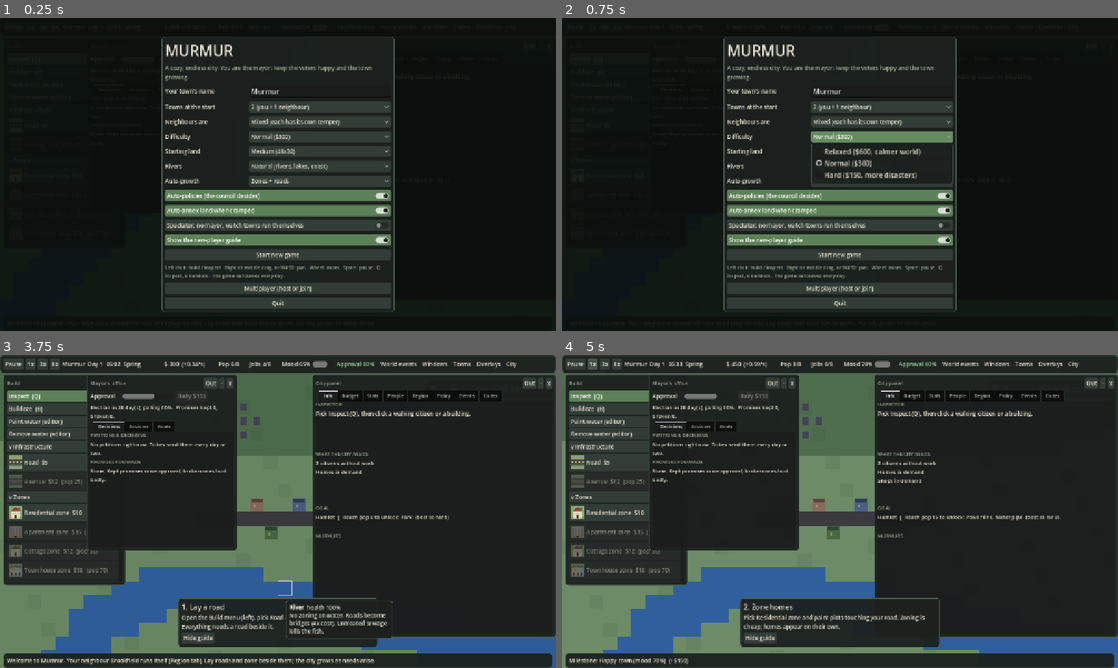
Above: before the commit, frames 1-4 (two rows, left to right).
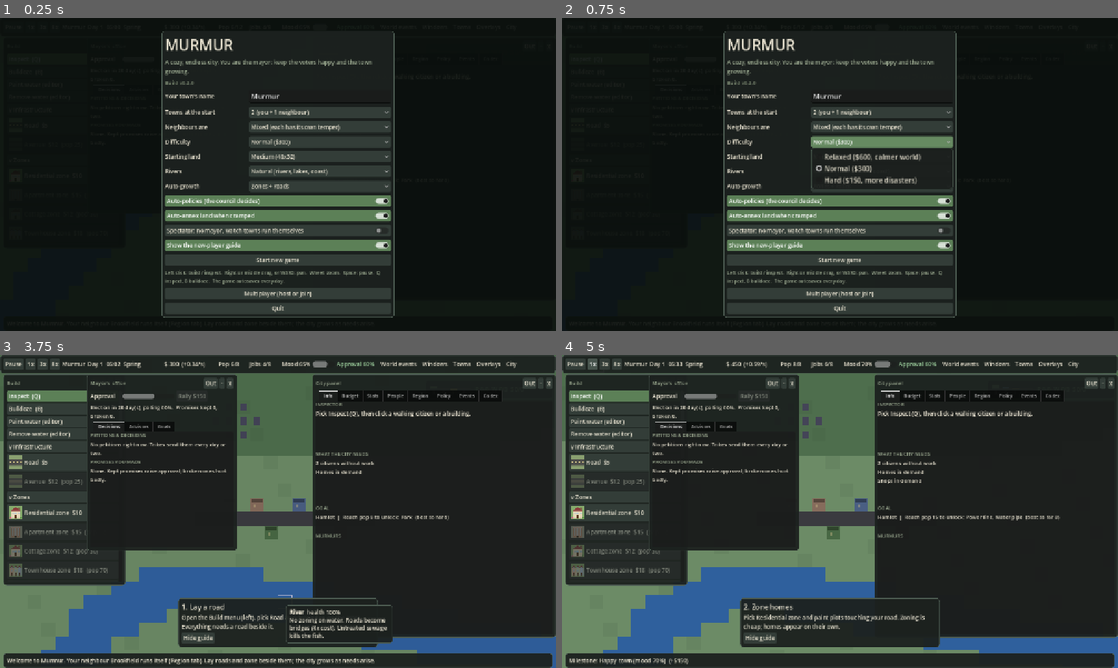
Above: after the commit, the same moments.

Repository: krugerhomeassistant/murmur
Game: Godot game, scene res://scenes/main.tscn
The game is run twice, just before and just after one commit, with the same random seed, the same clock (stepped at 60 frames per second) and the same inputs.
Inputs:
- Up to frame 1 (0.25 s): no input
- Up to frame 2 (0.75 s): click "Normal ($300)" at 0.5 s
- Up to frame 3 (3.75 s): click "Normal ($300)" at 1.25 s; click "Show the new-player guide" at 2 s; click "Show the new-player guide" at 2.75 s; click "Start new game" at 3.5 s
- Up to frame 4 (5 s): click "1x" at 4.25 s

The runs differ from the first frame. In frame 1, 16% of the frame differs, in the area x 29-71%, y 4-96%; in frame 2, 16%; in frame 3, 1.2%; in frame 4, nothing differs.

Commit message:
Portable Windows build in CI, build stamp, accurate run steps
Co-Authored-By: Claude Sonnet 5.5 <noreply@anthropic.com>
Claude-Session: https://claude.ai/code/session_01EmTPeWeFqamnN7v8CmFcDf

Diff:
--- /dev/null
+++ b/client/scripts/build_info.gd
@@ -0,0 +1,35 @@
+class_name BuildInfo
+extends RefCounted
+## Which build is running: the version from project.godot plus the git commit.
+## A clone reads `.git/HEAD`; an exported build carries `res://build_info.json` written by CI (`scripts/stamp_build.py`).
+
+
+static func version() -> String:
+	return str(ProjectSettings.get_setting("application/config/version", "dev"))
+
+
+## Short commit id, or "" when unknown.
+static func commit() -> String:
+	if FileAccess.file_exists("res://build_info.json"):
+		var d: Variant = JSON.parse_string(FileAccess.get_file_as_string("res://build_info.json"))
+		if d is Dictionary:
+			return str((d as Dictionary).get("commit", "")).substr(0, 7)
+	var git := ProjectSettings.globalize_path("res://").path_join("../.git")
+	if not FileAccess.file_exists(git.path_join("HEAD")):
+		return ""
+	var head := FileAccess.get_file_as_string(git.path_join("HEAD")).strip_edges()
+	if not head.begins_with("ref: "):
+		return head.substr(0, 7)  # detached HEAD
+	var ref := head.substr(5)
+	if FileAccess.file_exists(git.path_join(ref)):
+		return FileAccess.get_file_as_string(git.path_join(ref)).strip_edges().substr(0, 7)
+	for line in FileAccess.get_file_as_string(git.path_join("packed-refs")).split("\n"):
+		if line.ends_with(" " + ref):
+			return line.substr(0, 7)
+	return ""
+
+
+## For the start menu and window title, for example "v0.2.0 (commit 3a9f2c1)".
+static func label() -> String:
+	var c := commit()
+	return "v%s (commit %s)" % [version(), c] if c != "" else "v%s" % version()
--- a/client/scripts/main.gd
+++ b/client/scripts/main.gd
@@ -60,6 +60,7 @@
 
 func _ready() -> void:
 	RenderingServer.set_default_clear_color(Color("5d7552"))
+	get_window().title = "Murmur " + BuildInfo.label()
 	has_save = load_game()
 	if not has_save:
 		_fresh({})
@@ -97,6 +98,9 @@
 	_capture_args.call_deferred()
 	if "--benchmark" in OS.get_cmdline_user_args():
 		run_benchmark(true)
+	if "--build-info" in OS.get_cmdline_user_args():
+		print("Murmur ", BuildInfo.label())  # lets scripts and CI check which build an exported file is
+		get_tree().quit()
 
 
 ## `--server [--port N]` hosts a dedicated game, `--join host[:port]` joins one (transport only until multiplayer phase 3).
--- a/client/scripts/setup.gd
+++ b/client/scripts/setup.gd
@@ -46,6 +46,12 @@
 	sub.autowrap_mode = TextServer.AUTOWRAP_WORD_SMART
 	sub.add_theme_color_override("font_color", Color("9aa88f"))
 	v.add_child(sub)
+	var build := Label.new()
+	build.text = "Build " + BuildInfo.label()
+	build.add_theme_font_size_override("font_size", 12)
+	build.add_theme_color_override("font_color", Color("7d8a73"))
+	build.tooltip_text = "Which version of Murmur this is. If it is not the commit you expect, you are running an old copy."
+	v.add_child(build)
 	if has_save:
 		var cont := Button.new()
 		cont.text = "Continue saved game"
--- /dev/null
+++ b/client/tests/buildinfo.gd
@@ -0,0 +1,8 @@
+extends SceneTree
+## Build stamp: version comes from project.godot; from a clone the commit is a short hex id.
+func _init() -> void:
+	var v := BuildInfo.version()
+	var c := BuildInfo.commit()
+	var ok := v != "" and v != "dev" and (c == "" or (c.length() == 7 and c.is_valid_hex_number()))
+	print("BUILDINFO_OK %s" % BuildInfo.label() if ok else "BUILDINFO_FAIL %s" % BuildInfo.label())
+	quit()
Not shown, added: client/export_presets.cfg
Not shown, added: client/scripts/build_info.gd.uid
Not shown, added: client/tests/arms.gd.uid
Not shown, added: client/tests/buildinfo.gd.uid
Not shown, added: client/tests/fixes.gd.uid
Not shown, added: client/tests/focus.gd.uid
Not shown, added: client/tests/households.gd.uid
Not shown, added: client/tests/landlords.gd.uid
Not shown, added: client/tests/propose.gd.uid
Not shown, added: client/tests/services.gd.uid
Not shown, added: client/tests/token.gd.uid
Not shown, added: .github/workflows/build.yml
(and 8 more such lines)
